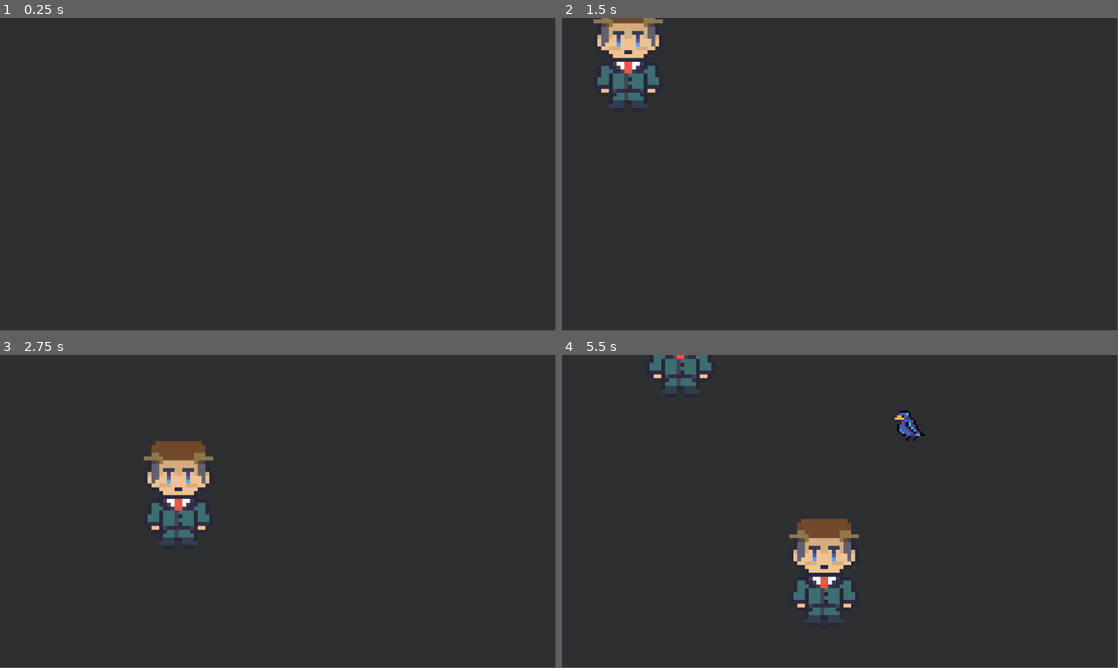
Above: before the commit, frames 1-4 (two rows, left to right).
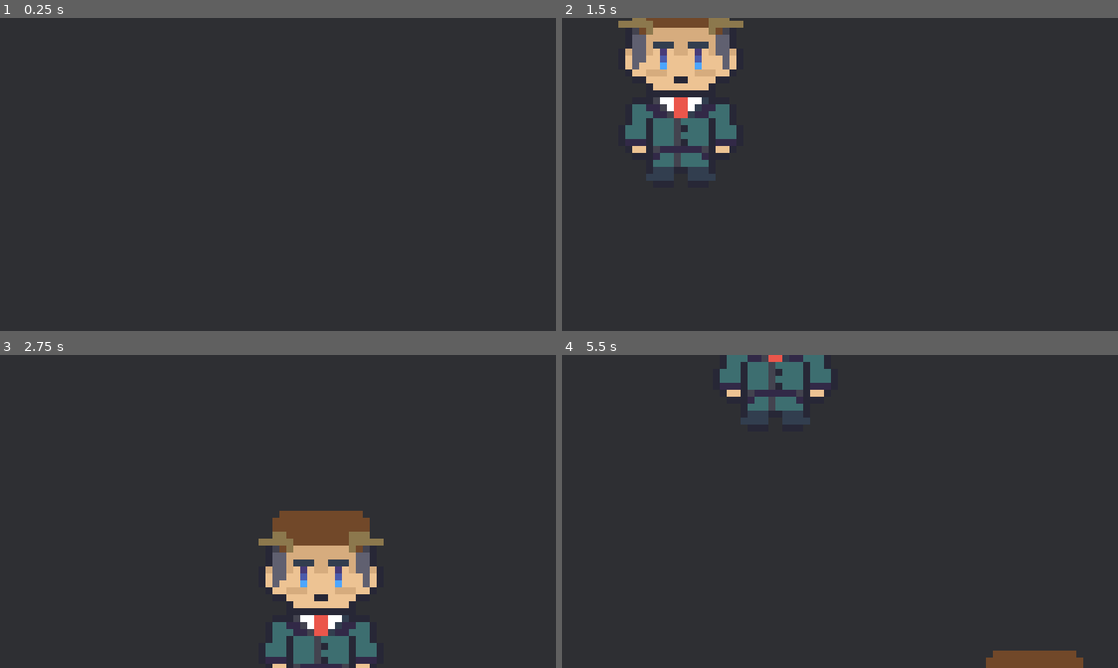
Above: after the commit, the same moments.

Repository: devrodofc/Elevator-Protocol
Game: Godot game, scene res://src/levels/reception.tscn
The game is run twice, just before and just after one commit, with the same random seed, the same clock (stepped at 60 frames per second) and the same inputs.
Inputs:
- Up to frame 1 (0.25 s): no input
- Up to frame 2 (1.5 s): tap Enter at 0.5 s
- Up to frame 3 (2.75 s): no input
- Up to frame 4 (5.5 s): no input
In our replay, the window is 799x449 before the commit and 800x450 after it. These sizes can differ from the game's own. Grey fills any space a smaller window leaves; there, only what the larger window draws over its background counts as a difference.

The runs differ from the first frame. In frame 1, only the window size differs. In frame 2, 8.2% of the frame differs, in the area x 5-33%, y 0-52%; in frame 3, 10%, in the area x 25-69%, y 27-100%; in frame 4, 7.1%.

Commit message:
chore: configurado pixel art renderizado e fullscreen

Diff:
--- a/project.godot
+++ b/project.godot
@@ -14,3 +14,17 @@
 run/main_scene="uid://ck6pn78lk8av7"
 config/features=PackedStringArray("4.7")
 config/icon="res://icon.svg"
+
+[display]
+
+window/size/viewport_width=640
+window/size/viewport_height=360
+window/size/mode=4
+window/size/window_width_override=1920
+window/size/window_height_override=1080
+window/stretch/mode="viewport"
+
+[rendering]
+
+textures/canvas_textures/default_texture_filter=0
+2d/snap/snap_2d_transforms_to_pixel=true
